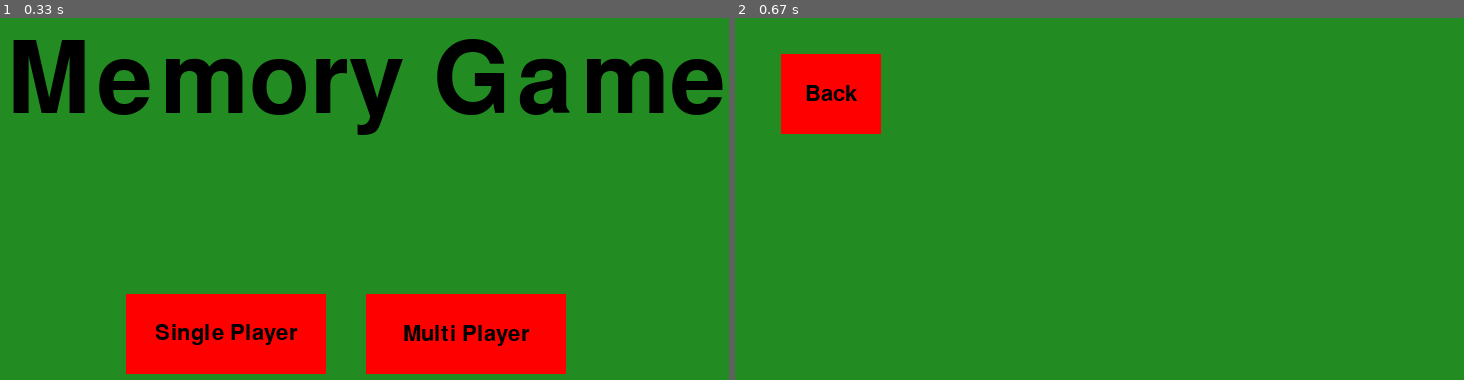
Above: before the commit, frames 1-2 (left to right).
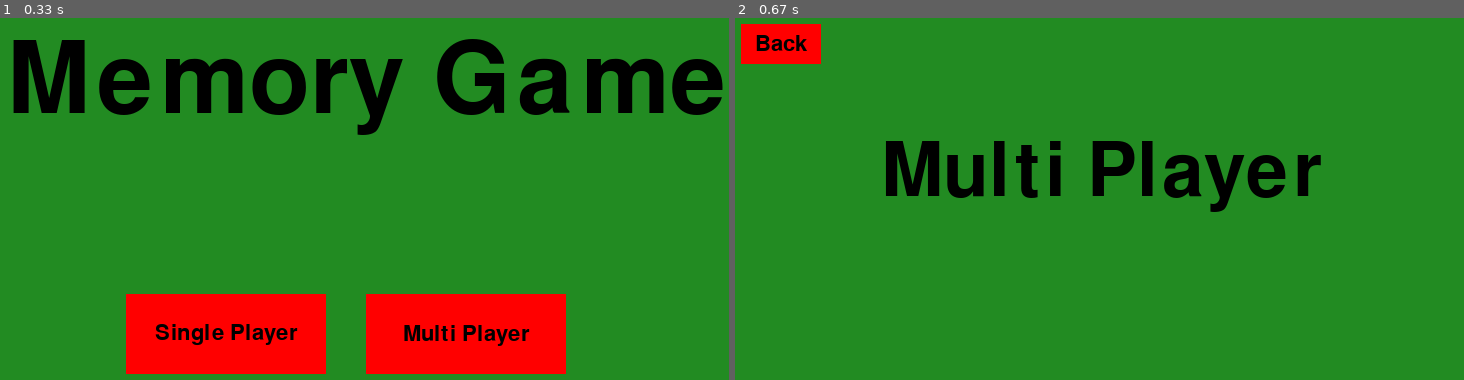
Above: after the commit, the same moments.

Repository: kzhangdz/CSC4992Project
Game: pygame game, started from main.py
Same seed, same stepped clock (60 frames per second), same inputs: the game is played once before the commit and once after it.
Inputs (mouse positions are in pixels of both pictures, inside the frame that each line leads up to):
- Up to frame 1 (0.33 s): no input
- Up to frame 2 (0.67 s): click (1099, 293) at 0.38 s

Frame 1 is identical in both runs. In frame 2, 8.0% of the frame differs, in the area x 0-81%, y 1-54%.

Commit message:
added ability to switch between menus

Diff:
--- a/menu.py
+++ b/menu.py
@@ -42,7 +42,7 @@
 
 def singlePlayerMenu():
     #buttons
-    backButton = Button((DISPLAY_WIDTH*0.1, DISPLAY_HEIGHT*0.1), (100, 80), RED, "Back")
+    backButton = Button((DISPLAY_WIDTH*0.05, DISPLAY_HEIGHT*0.05), (80, 40), RED, "Back")
 
     #game loop
     running = True
@@ -63,6 +63,7 @@
 
             gameDisplay.fill(FOREST_GREEN)
             backButton.draw(gameDisplay)
+            TextPrinter.displayText("Single Player", (DISPLAY_WIDTH*0.50, DISPLAY_HEIGHT*0.3), 75, BLACK)
             pygame.display.update()
 
             #set frames per second
@@ -70,7 +71,7 @@
 
 def multiPlayerMenu():
     #buttons
-    backButton = Button((DISPLAY_WIDTH*0.1, DISPLAY_HEIGHT*0.1), (100, 80), RED, "Back")
+    backButton = Button((DISPLAY_WIDTH*0.05, DISPLAY_HEIGHT*0.05), (80, 40), RED, "Back")
 
     #game loop
     running = True
@@ -91,6 +92,7 @@
 
             gameDisplay.fill(FOREST_GREEN)
             backButton.draw(gameDisplay)
+            TextPrinter.displayText("Multi Player", (DISPLAY_WIDTH*0.50, DISPLAY_HEIGHT*0.3), 75, BLACK)
             pygame.display.update()
 
             #set frames per second
--- a/textPrinter.py
+++ b/textPrinter.py
@@ -21,3 +21,10 @@
         gameDisplay.blit(textSurface, textRectangle)
 
         #pygame.display.update()
+
+    def displayText(text, position, size, color):
+        '''displays text'''
+        textToPrint = pygame.font.Font('freesansbold.ttf', size)
+        textSurface, textRectangle = TextPrinter.textObjects(text, textToPrint, color)
+        textRectangle.center = position
+        gameDisplay.blit(textSurface, textRectangle)
